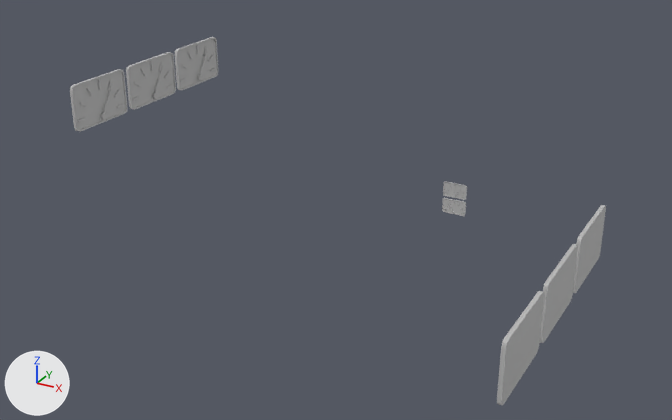
Before and after pictures for a commit that changed the FBX model Content/SOUSMALINPROJET/Art/instrument_panel_grp.fbx.
Both versions are drawn from a 50 mm camera at (2.25, -3.88, 3.94) aimed at (-0.31, 0.77, 1.62). Lighting does not change. The marker at lower left points along +X, +Y and +Z. Where no turn or scale is listed for an object, it has been applied to the vertices.

Objects in the first picture: 'instrument_panel_1_msh', 'instrument_panel_2_msh', 'instrument_panel_3_msh', 'instrument_panel_4_msh', 'instrument_panel_5_msh', 'instrument_panel_6_msh', 'instrument_panel_7_msh', 'instrument_panel_8_msh'.
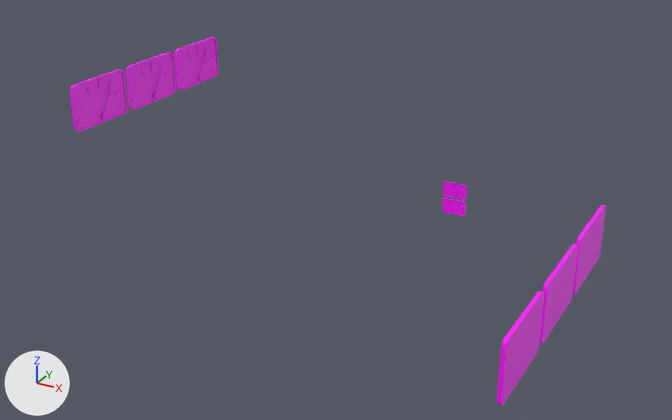
What differs and where, as boxes (x1, y1, x2, y2) in the pictures (672 x 420 px):
'instrument_panel_7_msh', recoloured (grey to pink): (497, 291, 544, 405) in both
'instrument_panel_1_msh', recoloured (grey to pink): (70, 69, 127, 132) in both
'instrument_panel_3_msh', recoloured (grey to pink): (126, 52, 176, 110) in both
'instrument_panel_6_msh', recoloured (grey to pink): (540, 244, 578, 343) in both
'instrument_panel_2_msh', recoloured (grey to pink): (175, 37, 218, 90) in both
'instrument_panel_8_msh', recoloured (grey to pink): (573, 205, 606, 293) in both
'instrument_panel_5_msh', recoloured (grey to pink): (443, 181, 467, 200) in both
'instrument_panel_4_msh', recoloured (grey to pink): (442, 198, 466, 216) in both

What the commit changed:
Material 'M_instrument' (mat_m_instrument) is new.
Its base color is (1.0, 0.0, 1.0) (pink #ff00ff).
me_mesh_001 has 202 vertices, 194 faces and spans x -0.018..0.018, y -0.219..0.219, z -0.137..0.137.
me_mesh_001 no longer uses material mat_lambert2 (grey #bcbcbc).
me_mesh_001 now uses material mat_m_instrument (pink #ff00ff).
me_mesh_004 has 202 vertices, 194 faces and spans x -0.104..0.104, y -0.009..0.009, z -0.065..0.065.
me_mesh_004 no longer uses material mat_lambert2 (grey #bcbcbc).
me_mesh_004 now uses material mat_m_instrument (pink #ff00ff).
me_mesh_005 has 202 vertices, 194 faces and spans x -0.018..0.018, y -0.219..0.219, z -0.137..0.137.
me_mesh_005 no longer uses material mat_lambert2 (grey #bcbcbc).
me_mesh_005 now uses material mat_m_instrument (pink #ff00ff).
me_mesh_006 has 202 vertices, 194 faces and spans x -0.018..0.018, y -0.219..0.219, z -0.137..0.137.
me_mesh_006 no longer uses material mat_lambert2 (grey #bcbcbc).
me_mesh_006 now uses material mat_m_instrument (pink #ff00ff).
me_mesh_003 has 202 vertices, 194 faces and spans x -0.102..0.106, y 0.0..0.017, z -0.019..0.111.
me_mesh_003 no longer uses material mat_lambert2 (grey #bcbcbc).
me_mesh_003 now uses material mat_m_instrument (pink #ff00ff).
me_mesh_002 has 202 vertices, 194 faces and spans x -0.018..0.018, y -0.219..0.219, z -0.137..0.137.
me_mesh_002 no longer uses material mat_lambert2 (grey #bcbcbc).
me_mesh_002 now uses material mat_m_instrument (pink #ff00ff).
me_mesh has 202 vertices, 194 faces and spans x -0.018..0.018, y -0.219..0.219, z -0.137..0.137.
me_mesh no longer uses material mat_lambert2 (grey #bcbcbc).
me_mesh now uses material mat_m_instrument (pink #ff00ff).
me_mesh_007 has 202 vertices, 194 faces and spans x -0.018..0.018, y -0.219..0.219, z -0.137..0.137.
me_mesh_007 no longer uses material mat_lambert2 (grey #bcbcbc).
me_mesh_007 now uses material mat_m_instrument (pink #ff00ff).
